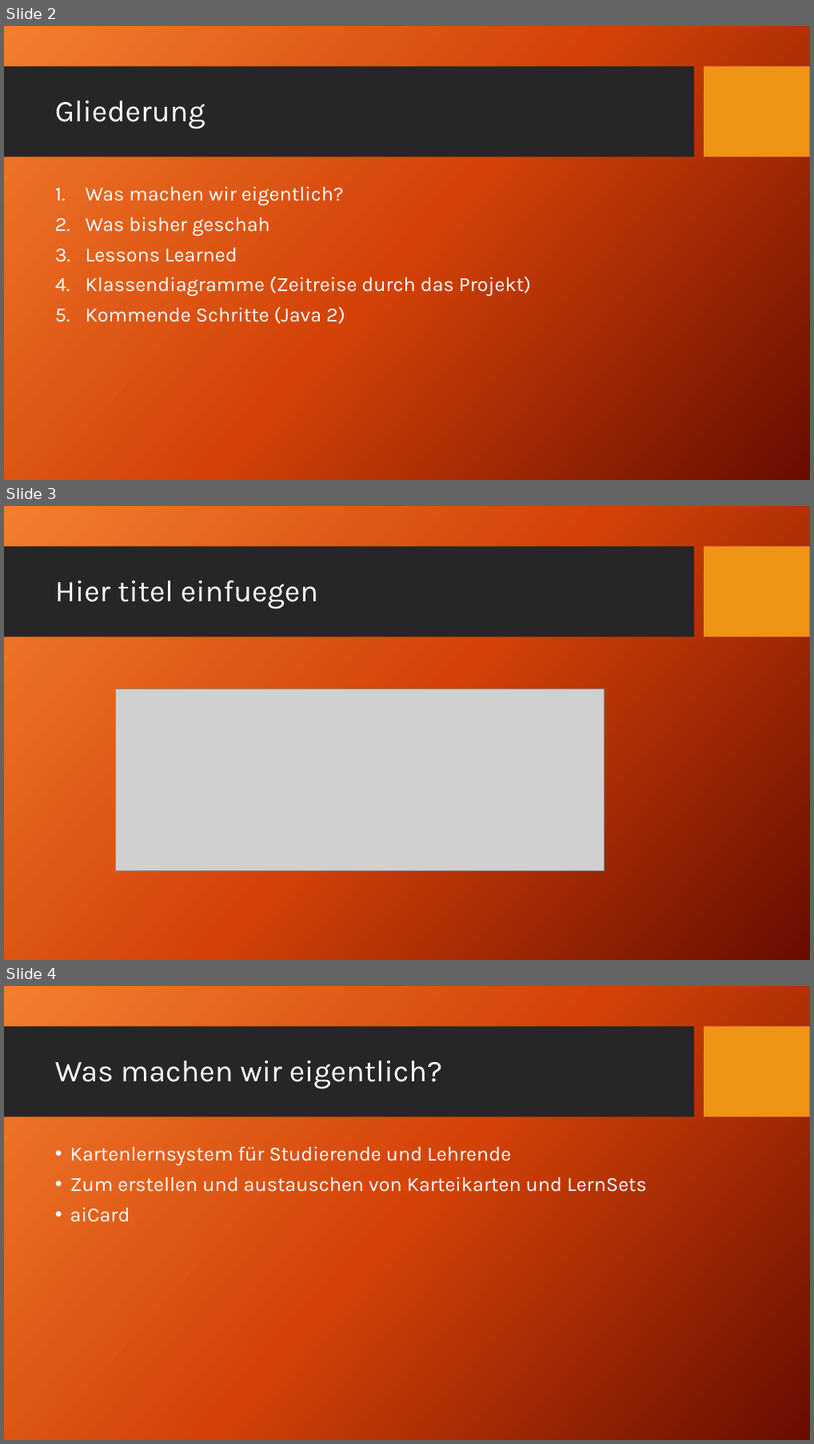
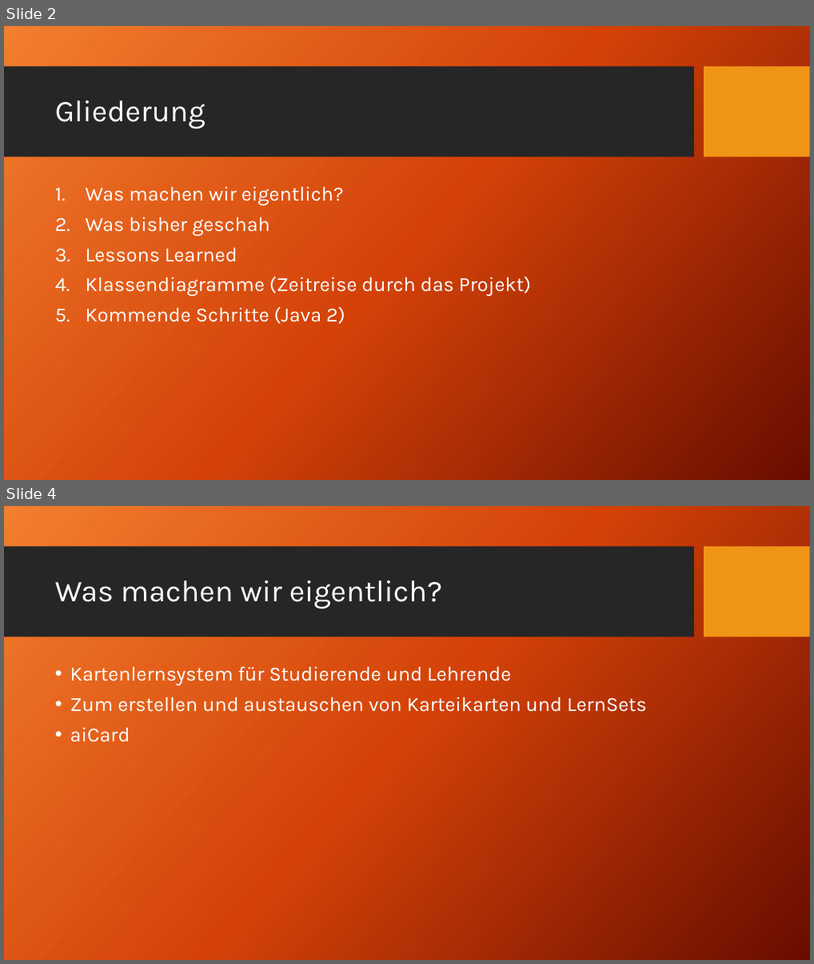
Before and after one commit to fh-erfurt/AICard, a slide deck: Präsentationen/3_Präsentation.pptx. Shown one above the other, each under a label of ours: slides 2, 3 and 4 before the commit, slides 2 and 4 after it; the slides between them are not shown. The pictures are 814x1444 and 814x964 pixels, drawn with LibreOffice and Linux fonts; fonts in the diff are those of the drawing; grey boxes stand for pictures; background and template pictures are left out. Boxes give left, top, right and bottom in pixels: in the first picture for what was removed or moved away, otherwise in the second. Text is boxed around its words. In the diff, an @@ line names an element or a change of style, - is before the commit and + after.

```diff
--- a/Präsentationen/3_Präsentation.pptx
+++ b/Präsentationen/3_Präsentation.pptx
@@ slide 3 removed at <box>4,506,810,960</box>, background picture (left out); not listed: 2 template elements that a slide beside it also shows @@
@@ title removed at <box>55,580,318,608</box> @@
-Hier titel einfuegen
@@ picture removed at <box>115,688,605,871</box> @@
```
Also in this commit, not shown: 4 slides changed, 1 slide added.
